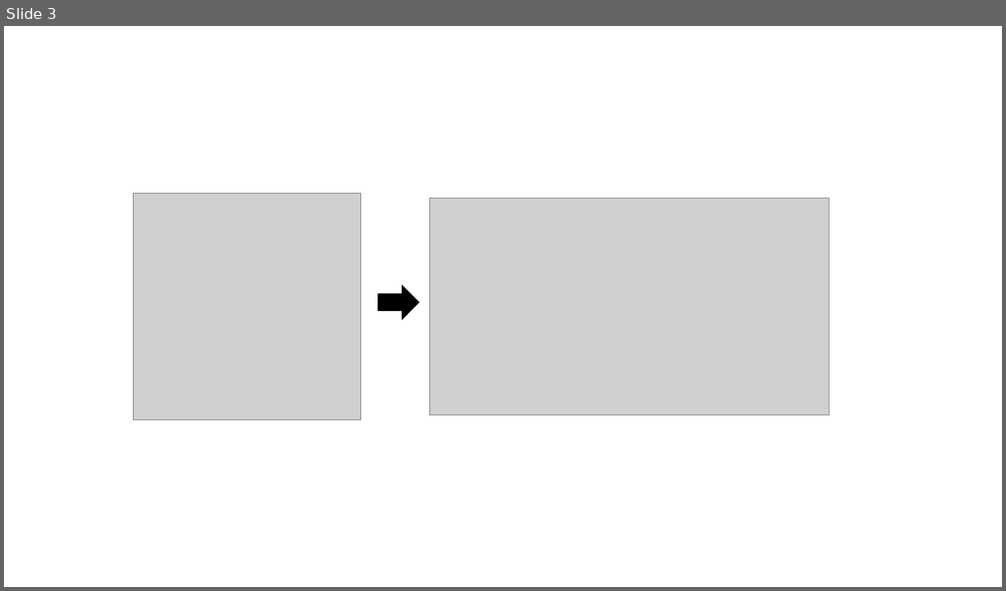
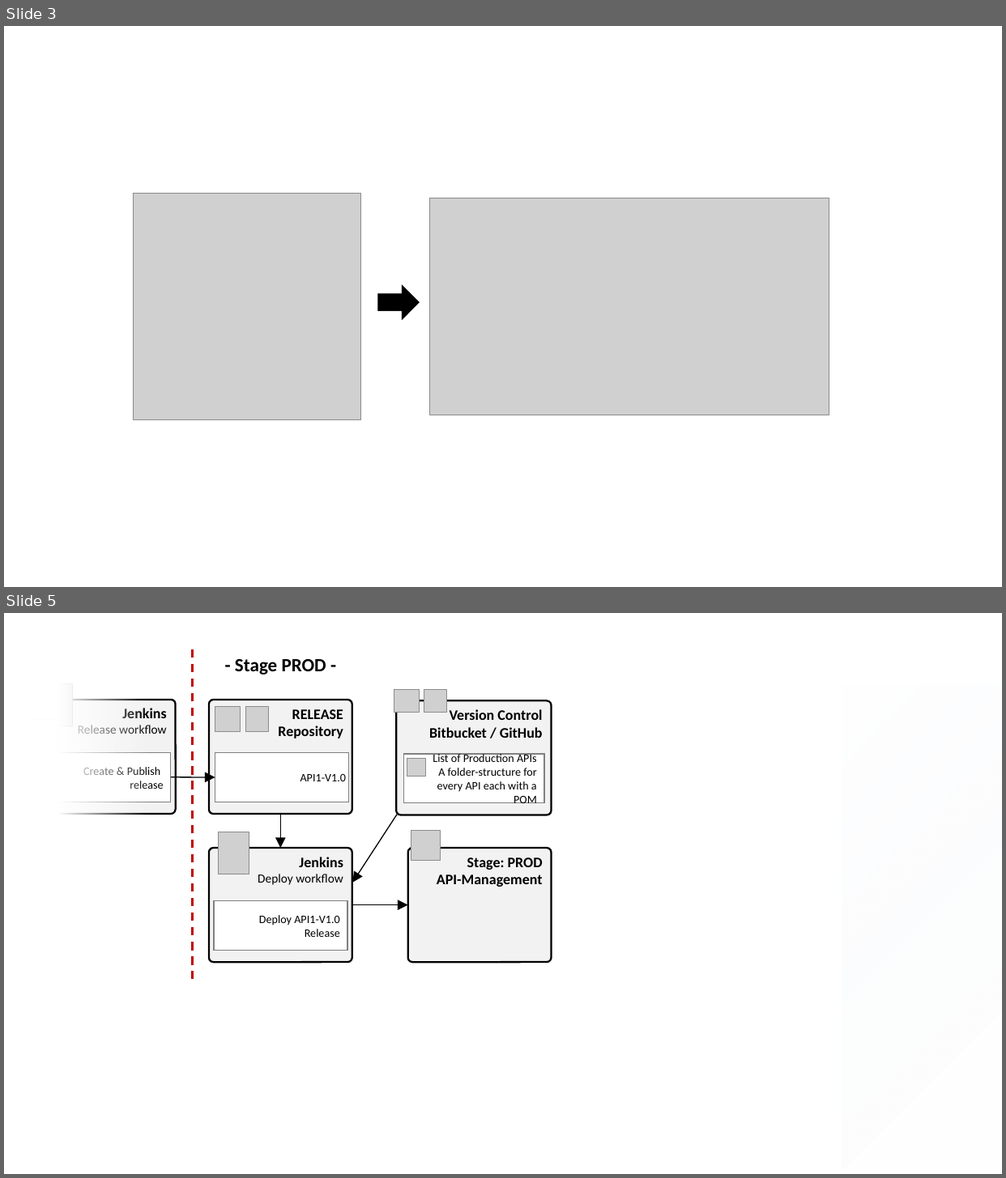
Before and after one commit to Axway-API-Management-Plus/apim-cli, a slide deck: misc/documentation/Images.pptx. Shown one above the other, each under a label of ours: slide 3 before the commit, slides 3 and 5 after it; the slides between them are not shown. The pictures are 1006x591 and 1006x1178 pixels, drawn with LibreOffice and Linux fonts; fonts in the diff are those of the drawing; grey boxes stand for pictures; background and template pictures are left out. Boxes give left, top, right and bottom in pixels: in the first picture for what was removed or moved away, otherwise in the second. Text is boxed around its words. In the diff, an @@ line names an element or a change of style, - is before the commit and + after.

```diff
--- a/misc/documentation/Images.pptx
+++ b/misc/documentation/Images.pptx
@@ slide 5 added at <box>4,613,1002,1174</box>, background #FFFFFF @@
@@ line added from (192, 649) to (192, 979), #C00000 2 pt dashed @@
@@ text added at <box>235,659,326,675</box>, 18 pt, text #000000, bold @@
+- Stage PROD -
@@ rectangle added at <box>28,663,149,833</box>, fill gradient #FFFFFF @@
@@ picture added at <box>42,683,73,726</box> @@
@@ rectangle added at <box>842,683,1002,1174</box>, fill gradient #F6F8FC to #FFFFFF @@
@@ rounded rectangle added at <box>32,700,176,815</box>, fill #F2F2F2, outline #000000 1.75 pt, 12 pt, text #000000 @@
+Jenkins
+Release workflow
@@ rounded rectangle added at <box>209,700,352,815</box>, fill #F2F2F2, outline #000000 1.75 pt, 14 pt, text #000000, bold @@
+RELEASE
+Repository
@@ picture added at <box>215,707,240,731</box> @@
@@ picture added at <box>246,707,268,731</box> @@
@@ picture added at <box>394,689,419,712</box> @@
@@ rounded rectangle added at <box>396,700,552,815</box>, fill #F2F2F2, outline #000000 1.75 pt, 14 pt, text #000000, bold @@
+Version Control
+Bitbucket / GitHub
@@ picture added at <box>424,689,446,712</box> @@
@@ rectangle added at <box>37,753,171,803</box>, fill #FFFFFF, outline #808080 1 pt, 11 pt, text #000000 @@
+Create & Publish
+release
@@ rectangle added at <box>215,753,349,803</box>, fill #FFFFFF, outline #808080 1 pt, 11 pt, text #000000 @@
+API1-V1.0
@@ rectangle added at <box>404,754,544,803</box>, fill #FFFFFF, outline #808080 1 pt, 11 pt, text #000000 @@
+List of Production APIs
+A folder-structure for every API each with a POM
@@ picture added at <box>407,758,425,777</box> @@
@@ arrow added from (171, 777) to (215, 777), #000000 1 pt @@
@@ arrow added from (280, 815) to (280, 848), #000000 1 pt @@
@@ arrow added from (397, 815) to (353, 883), #000000 1 pt @@
@@ picture added at <box>411,831,441,861</box> @@
@@ rounded rectangle added at <box>209,848,352,963</box>, fill #F2F2F2, outline #000000 1.75 pt, 12 pt, text #000000 @@
+Jenkins
+Deploy workflow
@@ picture added at <box>219,833,249,875</box> @@
@@ rounded rectangle added at <box>408,848,552,963</box>, fill #F2F2F2, outline #000000 1.75 pt, 14 pt, text #000000, bold @@
+Stage: PROD
+API-Management
@@ rectangle added at <box>214,901,347,951</box>, fill #FFFFFF, outline #808080 1 pt, 11 pt, text #000000 @@
+Deploy API1-V1.0
+Release
@@ arrow added from (352, 905) to (408, 905), #000000 1 pt @@
```
Also in this commit, not shown: 1 slide changed, 1 other slide added, 2 other files.
